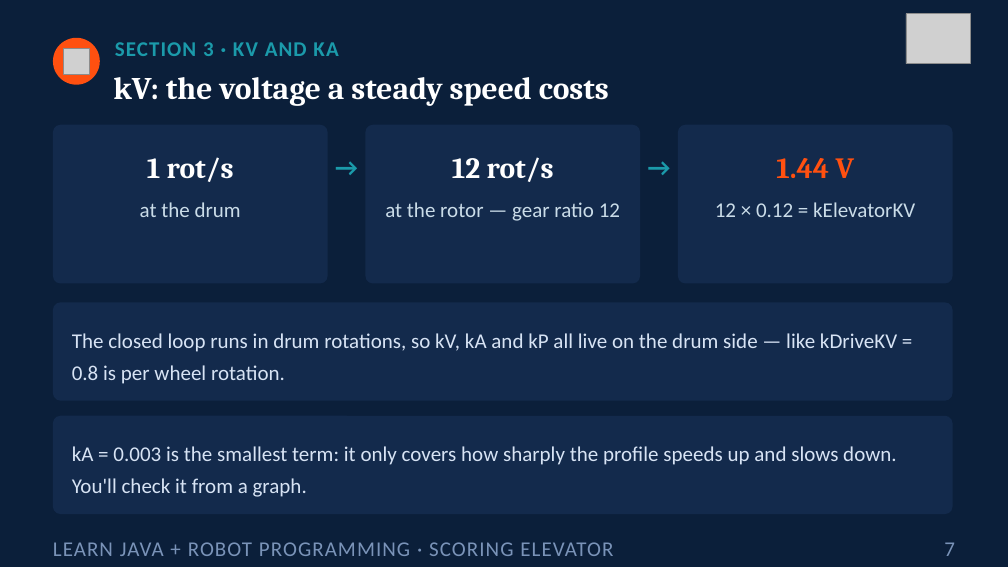
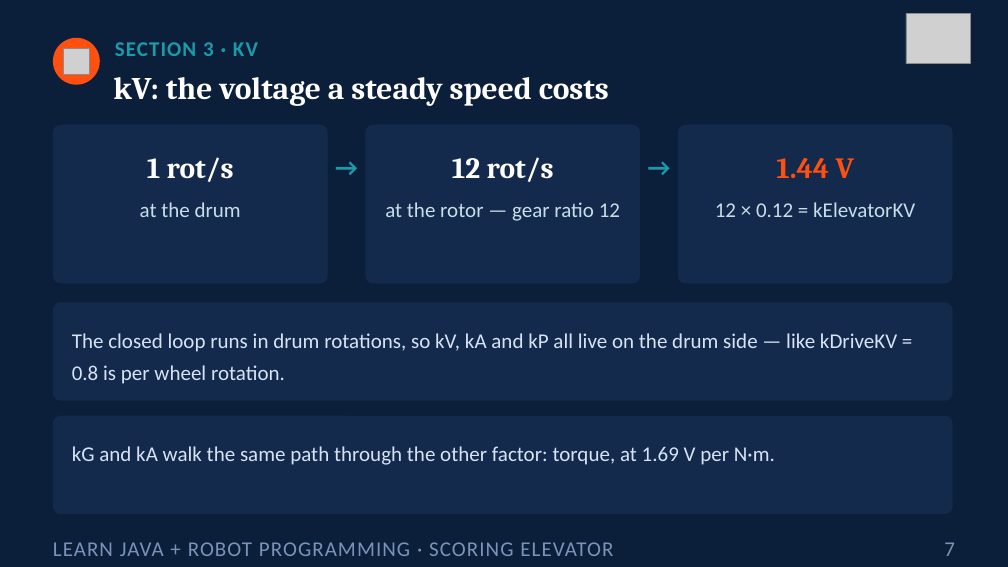
Before and after one commit to FRC5010/BasicRobotLessons, a slide deck: slide 7 of docs/presentations/v3/18-elevator.pptx. Drawn at 1008x567 pixels with LibreOffice and Linux fonts; fonts in the diff are those of the drawing; grey boxes stand for pictures. Boxes give left, top, right and bottom in pixels: in the first picture for what was removed or moved away, otherwise in the second. Text is boxed around its words. In the diff, an @@ line names an element or a change of style, - is before the commit and + after.

```diff
--- a/docs/presentations/v3/18-elevator.pptx
+++ b/docs/presentations/v3/18-elevator.pptx
@@ text at <box>115,42,258,56</box>: text changed @@
-SECTION 3 · KV AND KA
+SECTION 3 · KV
@@ text at <box>72,446,775,465</box>: text changed @@
-kA = 0.003 is the smallest term: it only covers how sharply the profile speeds up and slows down. You'll check it from a graph.
+kG and kA walk the same path through the other factor: torque, at 1.69 V per N·m.
```
Also in this commit, not shown: 29 other slides changed, 1 slide added, 2 other files.
